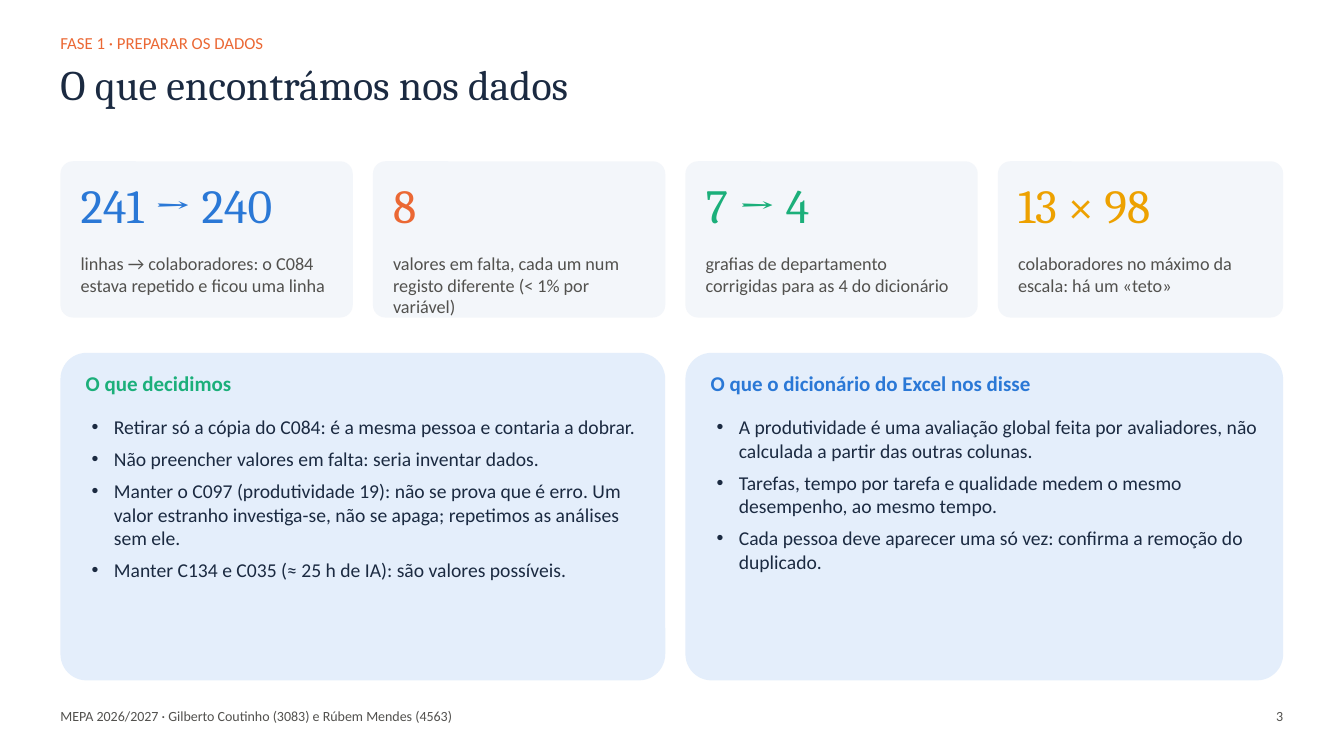
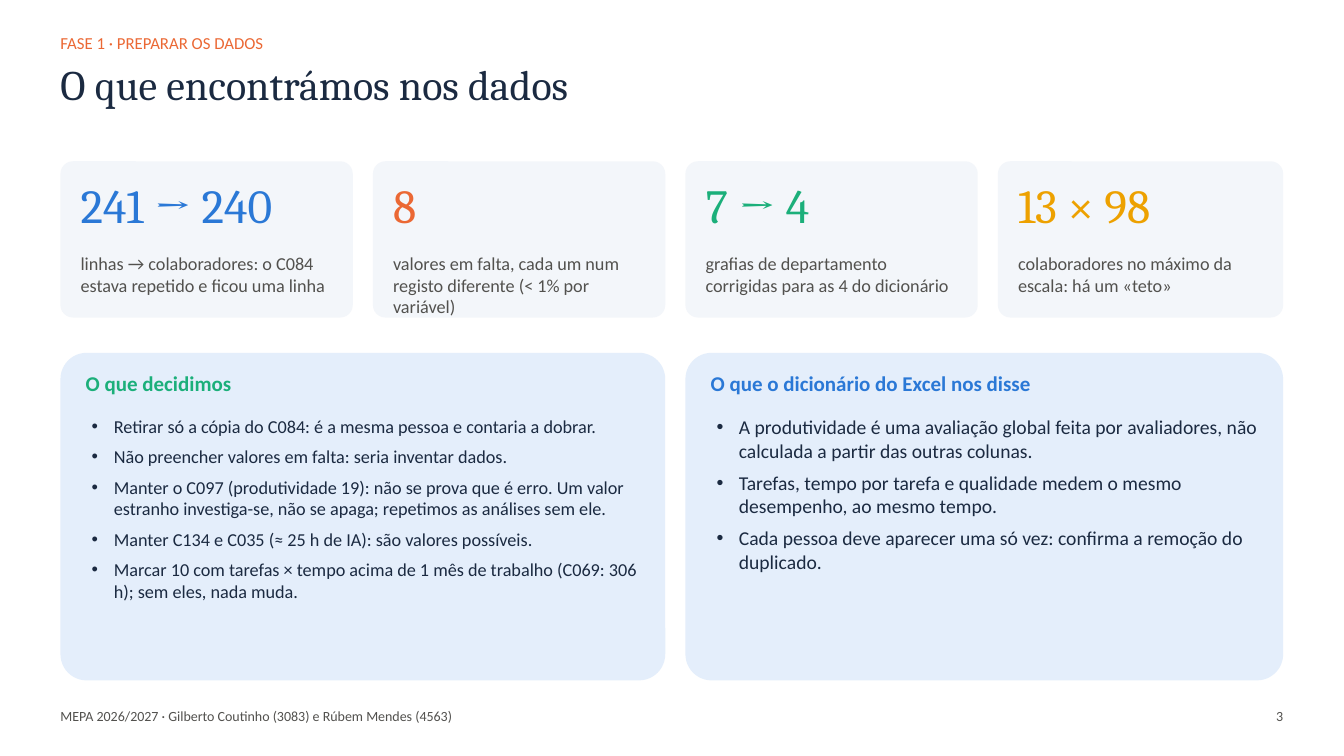
Before and after one commit to gcoutinho-ipca/tp1-mepa-ia-produtividade, a slide deck: slide 3 of Apresentacao_TP1_MEPA.pptx. Drawn at 1344x756 pixels with LibreOffice and Linux fonts; fonts in the diff are those of the drawing. Boxes give left, top, right and bottom in pixels: in the first picture for what was removed or moved away, otherwise in the second. Text is boxed around its words. In the diff, an @@ line names an element or a change of style, - is before the commit and + after.

Commit message:
Trata tarefas e tempo por tarefa incoerentes com a carga de trabalho
- Notebook: novo bloco 1.5d. Calcula as horas exigidas pelas tarefas
  (tarefas x tempo médio) e as semanas de trabalho face à carga semanal,
  com a sensibilidade ao período assumido (1 semana: 174; 1 mês: 10).
  Marca e mantém os 10 casos acima de 1 mês; correlação (3.2) e ANOVA
  (4.4a) repetidas sem eles, sem mudar as conclusões.
- Resumo da 1.5: «não há valores impossíveis» passa a «isolados».
- Relatório e apresentação gerados de novo com a mesma análise.
- Remove a célula «0. Configuração» (alteração local de 3/11 que
  ainda não tinha entrado no repositório).

```diff
--- a/Apresentacao_TP1_MEPA.pptx
+++ b/Apresentacao_TP1_MEPA.pptx
@@ text at (x1=114, y1=420, x2=624, y2=549): size 14 to 13 pt in "Retirar só a cópia do C084: é ...", "Não preencher valores em falta: seria inventar ...", "Manter o C097 (produtividade 19): não se ...", "Manter C134 e C035 (≈ 25 h ..." @@
@@ text at (x1=114, y1=563, x2=637, y2=600): paragraph added @@
+• Marcar 10 com tarefas × tempo acima de 1 mês de trabalho (C069: 306 h); sem eles, nada muda.
```
Also in this commit, not shown: 2 other slides changed, 4 other files.
